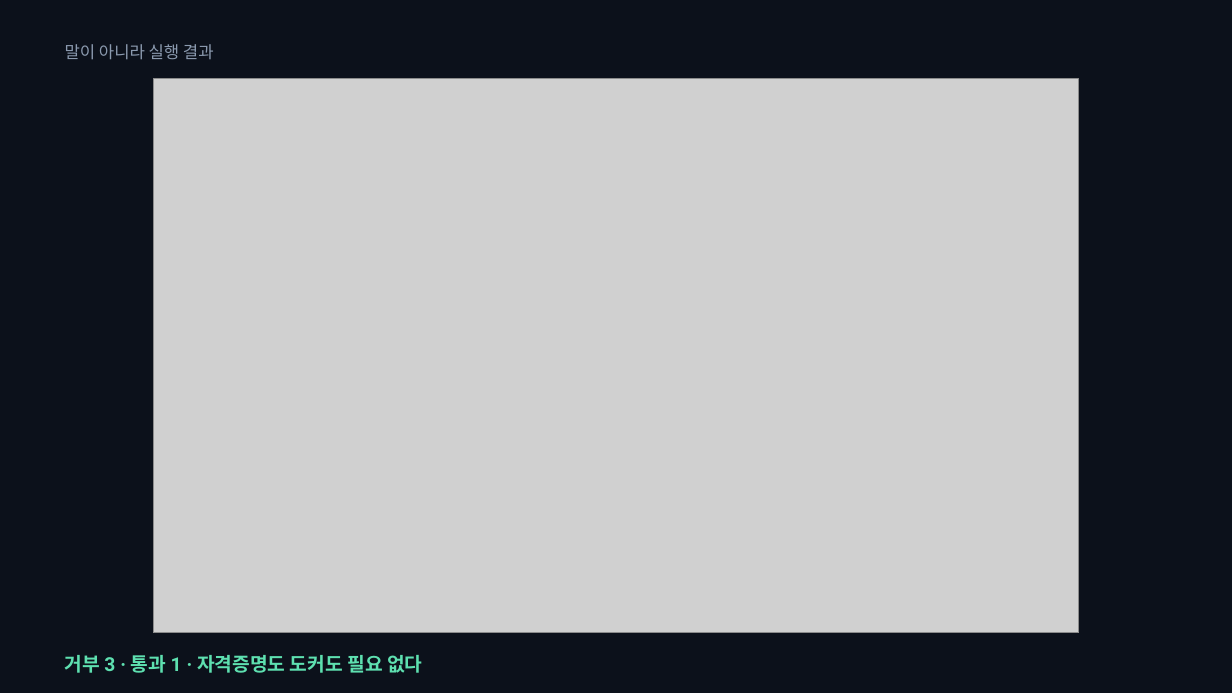
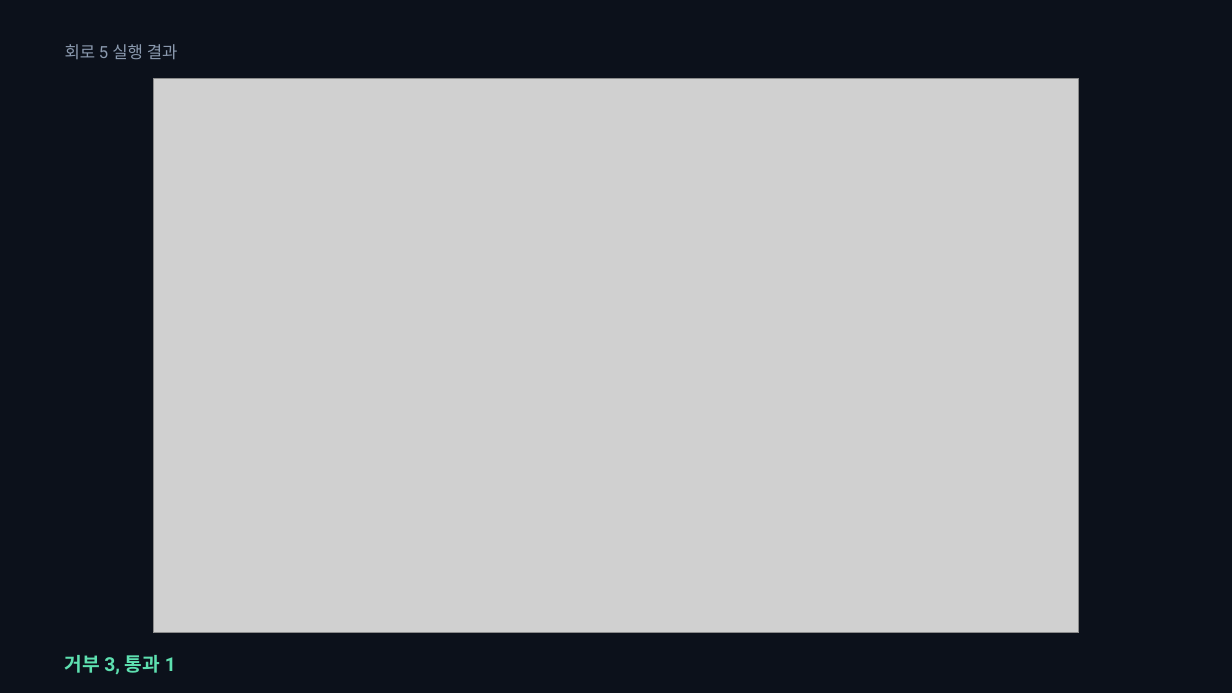
Before and after one commit to SeoDongOk/proof-of-track-record, a slide deck: slide 10 of deck/proof-of-track-record.pptx. Drawn at 1232x693 pixels with LibreOffice and Linux fonts; fonts in the diff are those of the drawing; grey boxes stand for pictures. Boxes give left, top, right and bottom in pixels: in the first picture for what was removed or moved away, otherwise in the second. Text is boxed around its words. In the diff, an @@ line names an element or a change of style, - is before the commit and + after.

```diff
--- a/deck/proof-of-track-record.pptx
+++ b/deck/proof-of-track-record.pptx
@@ text at box(65, 44, 178, 60): text changed @@
-말이 아니라 실행 결과
+회로 5 실행 결과
@@ text at box(65, 655, 176, 674): text changed @@
-거부 3 · 통과 1 · 자격증명도 도커도 필요 없다
+거부 3, 통과 1
```
Also in this commit, not shown: 14 other slides changed, 15 other files.
